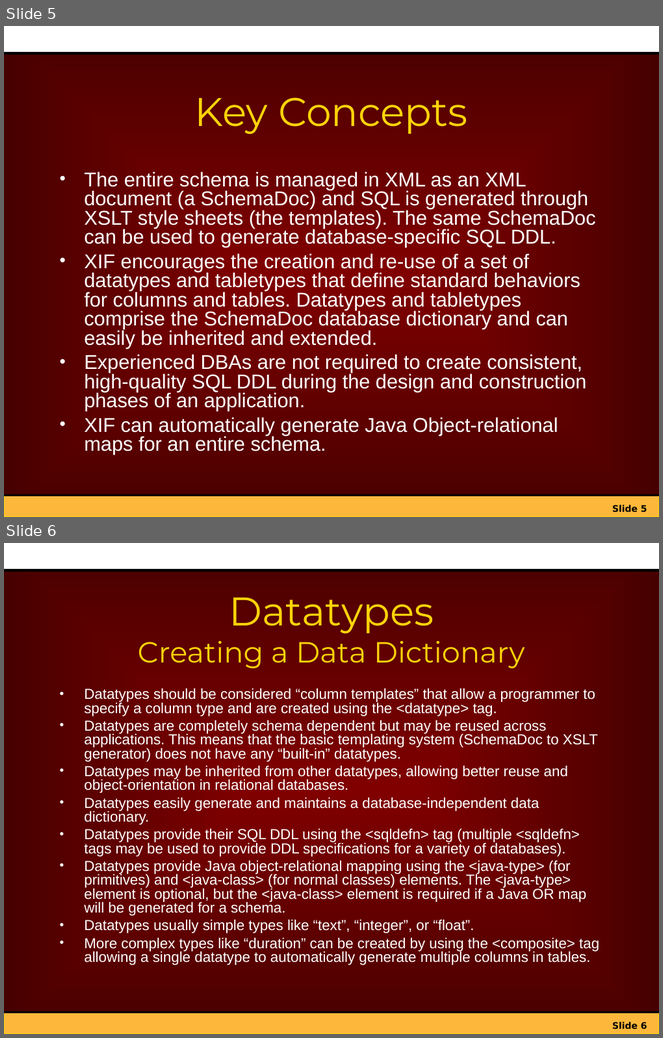
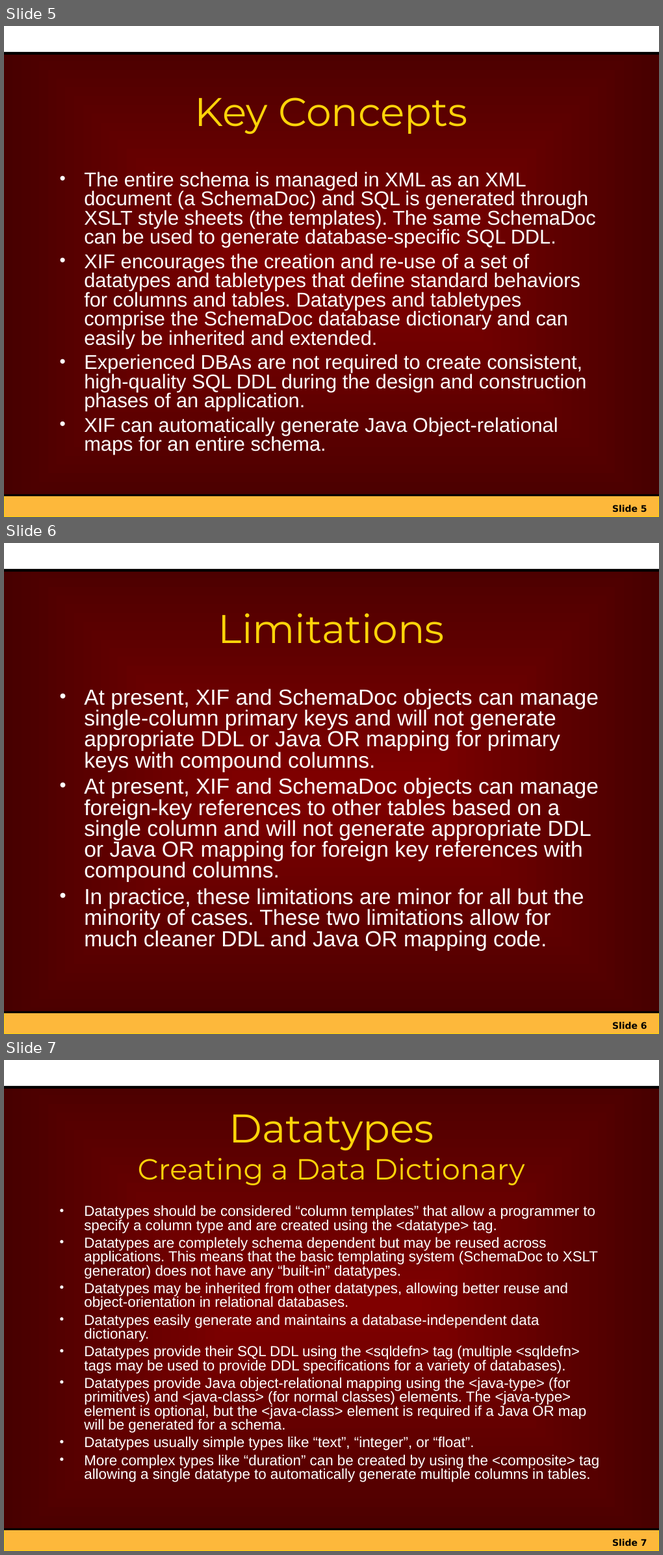
Before and after one commit to netspective/sparx-2001, a slide deck: Framework/web-shared/docs/project/Introduction_to_Sparx_XIF.ppt. Shown one above the other, each under a label of ours: slides 5 and 6 before the commit, slides 5, 6 and 7 after it. The pictures are 663x1038 and 663x1555 pixels, drawn with LibreOffice and Linux fonts; fonts in the diff are those of the drawing; background and template pictures are left out. Boxes give left, top, right and bottom in pixels: in the first picture for what was removed or moved away, otherwise in the second. Text is boxed around its words. In the diff, an @@ line names an element or a change of style, - is before the commit and + after.

Commit message:
Added new "Limitations" slide to explain limitation of single-column primary keys and single-column foreign key references.

```diff
--- a/Framework/web-shared/docs/project/Introduction_to_Sparx_XIF.ppt
+++ b/Framework/web-shared/docs/project/Introduction_to_Sparx_XIF.ppt
@@ slide 6 added at (x1=4, y1=543, x2=659, y2=1034), background gradient #800000 to #470000; not listed: 5 template elements that a slide beside it also shows @@
@@ title added at (x1=218, y1=613, x2=445, y2=644), 44 pt, text #FDD409 @@
+Limitations
@@ text added at (x1=84, y1=689, x2=599, y2=951), 24 pt, text #FFFFFF @@
+• At present, XIF and SchemaDoc objects can manage single-column primary keys and will not generate appropriate DDL or Java OR mapping for primary keys with compound columns.
+• At present, XIF and SchemaDoc objects can manage foreign-key references to other tables based on a single column and will not generate appropriate DDL or Java OR mapping for foreign key references with compound columns.
+• In practice, these limitations are minor for all but the minority of cases. These two limitations allow for much cleaner DDL and Java OR mapping code.
@@ what was slide 6 is now slide 7 @@
@@ page number at (x1=612, y1=1539, x2=648, y2=1546): text changed @@
-Slide 6
+Slide 7
```
Also in this commit, not shown: 1 slide changed.
